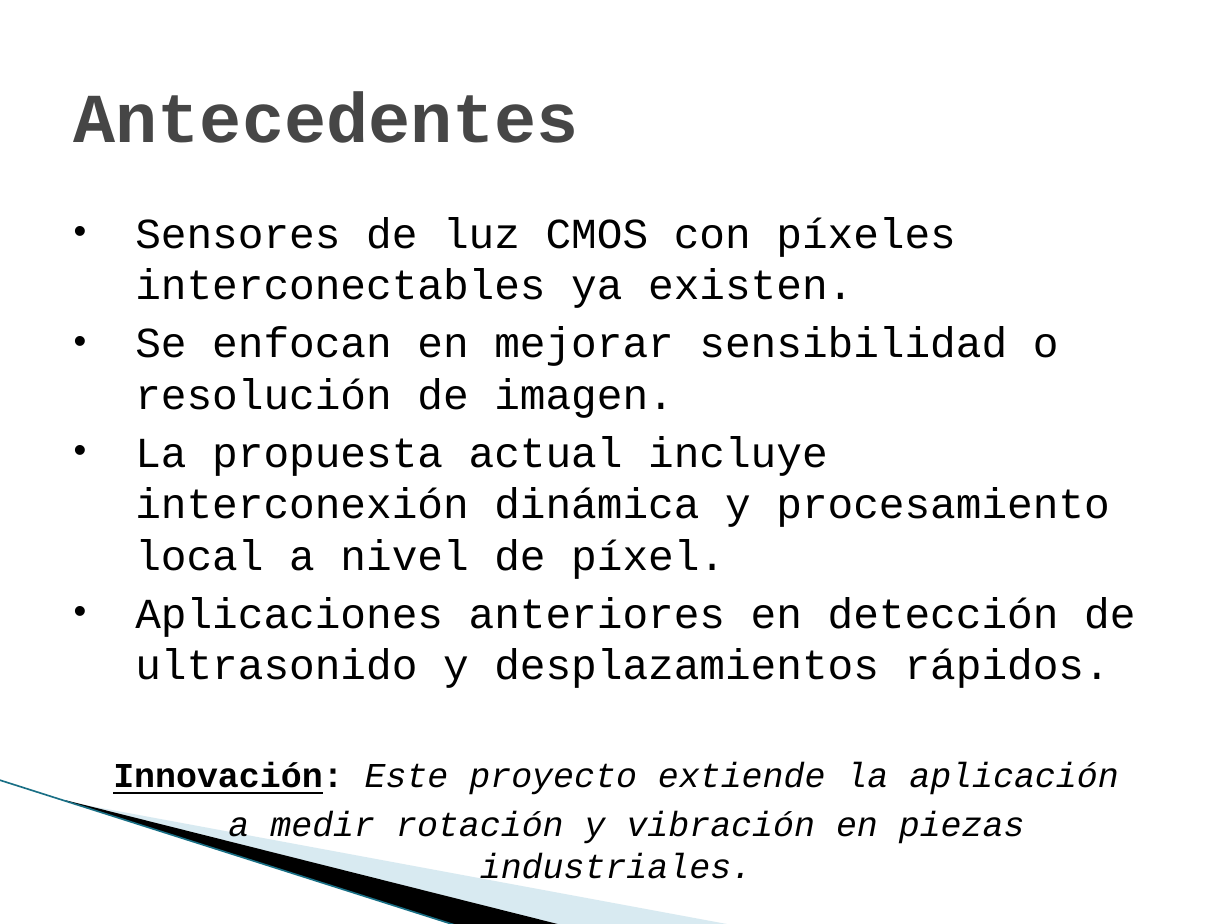
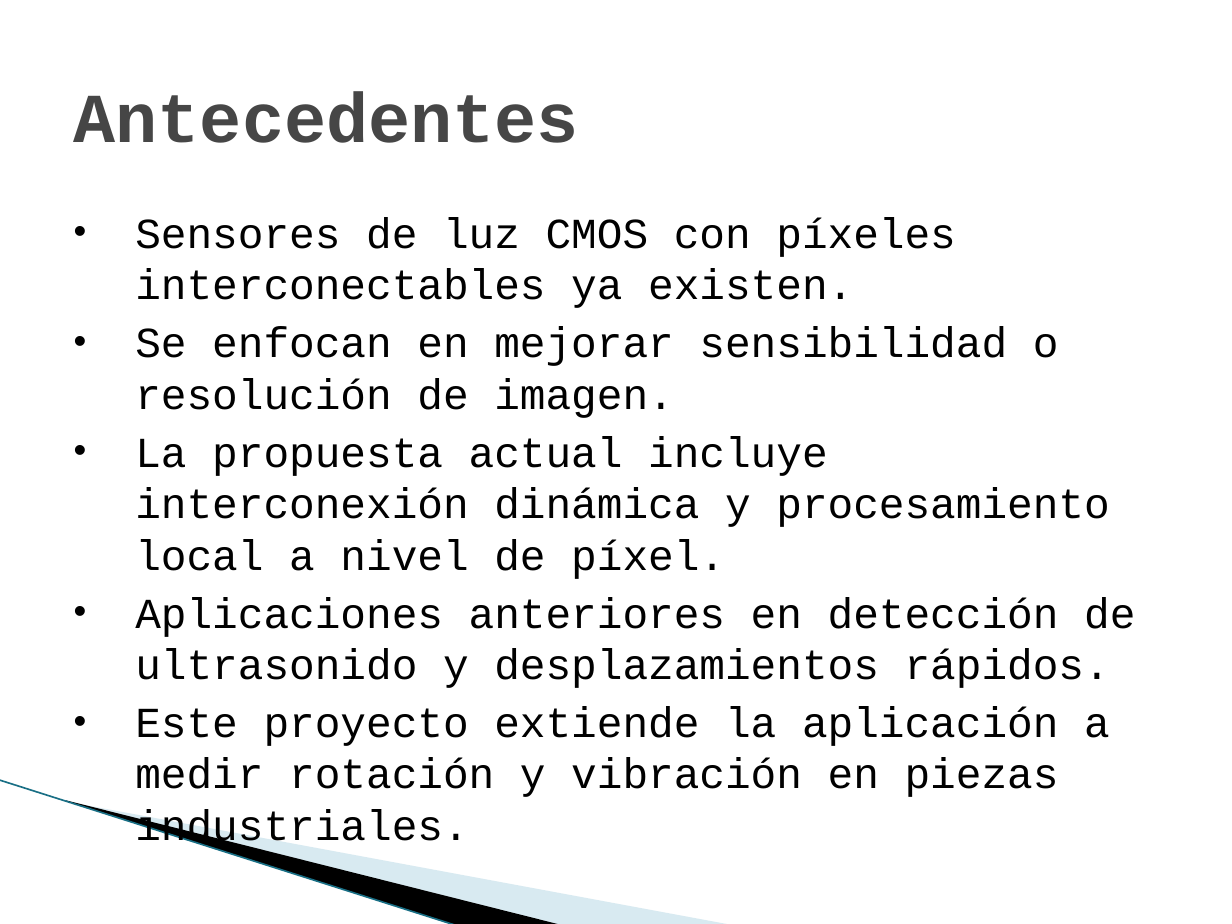
Before and after one commit to marianomorel/maestria-repo, a slide deck: slide 8 of sensores_cmos_presentacion.pptx. Drawn at 1232x924 pixels with LibreOffice and Linux fonts; fonts in the diff are those of the drawing; background and template pictures are left out. Boxes give left, top, right and bottom in pixels: in the first picture for what was removed or moved away, otherwise in the second. Text is boxed around its words. In the diff, an @@ line names an element or a change of style, - is before the commit and + after.

```diff
--- a/sensores_cmos_presentacion.pptx
+++ b/sensores_cmos_presentacion.pptx
@@ text at [135,706,1110,797]: text changed; size 20.4 to 25 pt; italic off @@
-Innovación: Este proyecto extiende la aplicación
-a medir rotación y vibración en piezas industriales.
+• Este proyecto extiende la aplicación a medir rotación y vibración en piezas industriales.
```
Also in this commit, not shown: 7 other slides changed, 1 slide added, 2 other files.
